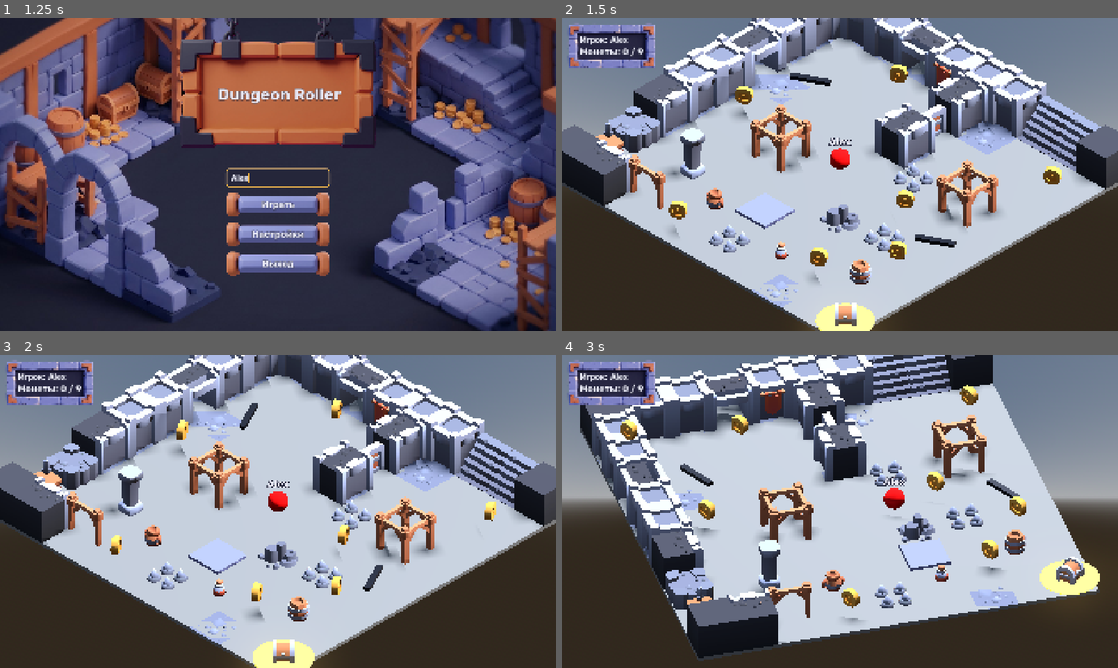
Above: before the commit, frames 1-4 (two rows, left to right).
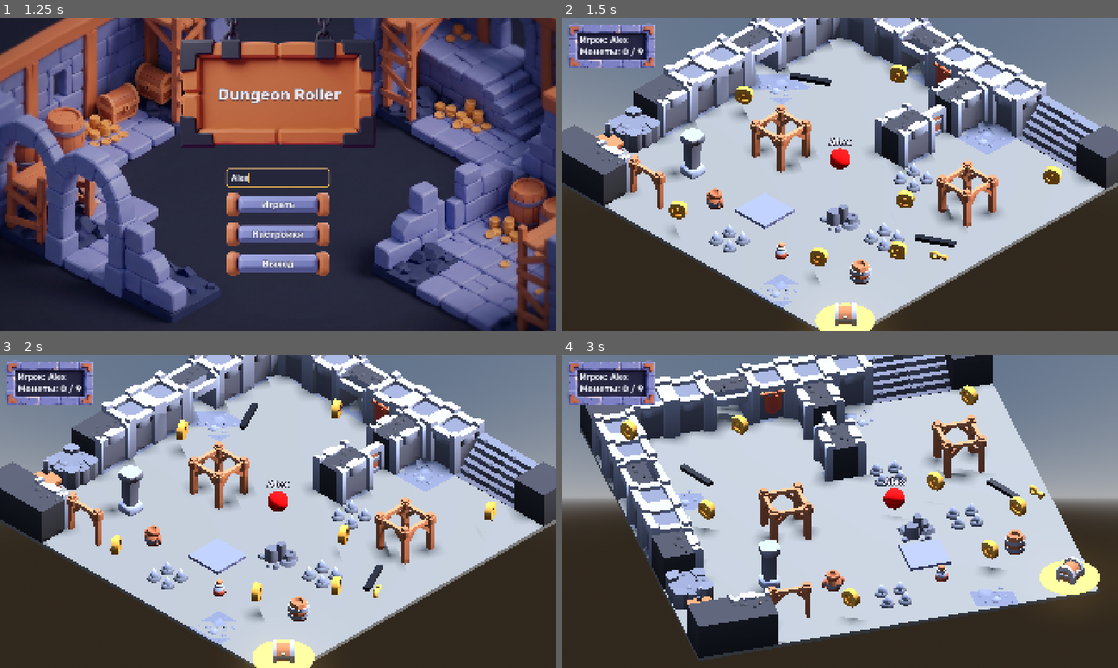
Above: after the commit, the same moments.

Repository: farikgg/godot_assignment
Game: Godot game, scene res://scenes/main_menu.tscn
Same seed, same stepped clock (60 frames per second), same inputs: the game is played once before the commit and once after it.
Inputs (mouse positions are in pixels of both pictures, inside the frame that each line leads up to):
- Up to frame 1 (1.25 s): click (278, 177) at 0.52 s; type "Alex" at 0.6 s
- Up to frame 2 (1.5 s): click "Играть" at 1.25 s
- Up to frame 3 (2 s): no input
- Up to frame 4 (3 s): hold D (move_right) 2.03-2.78 s; hold Left (camera_left) 2.03-2.78 s; tap Space (jump) at 2.27 s; hold S (move_back) from 2.78 s (still down); tap Right (camera_right) at 2.85 s

Frame 1 is identical in both runs. In frame 2, less than 0.1% of the frame differs, in the area x 66-70%, y 74-78%; in frame 3, less than 0.1%; in frame 4, less than 0.1%, in the area x 84-87%, y 41-47%.

Commit message:
Add a key pickup
key_pickup.tscn: Area3D in group "key" with key_pickup.gd (collected
signal, frees itself on player contact, like coin.gd), key.glb at x1.5
and a spin_bob clip on Model (2 s, Loop Linear, autoplay). One key at
(9.1, 0.9, 2.4) on the east side, next to the saw at (7.78, 1.33).

Co-Authored-By: Claude Opus 5.5 <noreply@anthropic.com>

Diff:
--- a/scenes/map.tscn
+++ b/scenes/map.tscn
@@ -28,6 +28,7 @@
 [ext_resource type="PackedScene" path="res://scenes/props/blade_trap.tscn" id="j_blade"]
 [ext_resource type="PackedScene" path="res://scenes/props/moving_platform.tscn" id="k_platform"]
 [ext_resource type="PackedScene" path="res://scenes/props/exit.tscn" id="g_exit"]
+[ext_resource type="PackedScene" path="res://scenes/props/key_pickup.tscn" id="l_key"]
 [ext_resource type="Script" uid="uid://crrm2h0pfyy37" path="res://scripts/camera_rig.gd" id="h_camera_rig"]
 [ext_resource type="Script" path="res://scripts/message_panel.gd" id="i_message_panel"]
 
@@ -227,6 +228,9 @@
 
 [node name="MovingPlatform" parent="." unique_id=1418829764 instance=ExtResource("k_platform")]
 transform = Transform3D(1, 0, 0, 0, 1, 0, 0, 0, 1, 1.5, 0.1, 4.9)
+
+[node name="KeyPickup" parent="." unique_id=1739046512 instance=ExtResource("l_key")]
+transform = Transform3D(1, 0, 0, 0, 1, 0, 0, 0, 1, 9.1, 0.9, 2.4)
 
 [node name="Exit" parent="." unique_id=1567730921 instance=ExtResource("g_exit")]
 transform = Transform3D(0.70710677, 0, 0.70710677, 0, 1, 0, -0.70710677, 0, 0.70710677, 8.94953, 0.1, 8.583394)
--- /dev/null
+++ b/scenes/props/key_pickup.tscn
@@ -0,0 +1,56 @@
+[gd_scene format=3]
+
+[ext_resource type="Script" path="res://scripts/key_pickup.gd" id="1_script"]
+[ext_resource type="PackedScene" uid="uid://46vti5t2abc6" path="res://assets/Map/key.glb" id="2_model"]
+
+[sub_resource type="SphereShape3D" id="SphereShape3D_key"]
+radius = 0.45
+
+[sub_resource type="Animation" id="Animation_spin_bob"]
+resource_name = "spin_bob"
+length = 2.0
+loop_mode = 1
+tracks/0/type = "value"
+tracks/0/imported = false
+tracks/0/enabled = true
+tracks/0/path = NodePath("Model:rotation_degrees:y")
+tracks/0/interp = 1
+tracks/0/loop_wrap = true
+tracks/0/keys = {
+"times": PackedFloat32Array(0, 2),
+"transitions": PackedFloat32Array(1, 1),
+"update": 0,
+"values": [0.0, 360.0]
+}
+tracks/1/type = "value"
+tracks/1/imported = false
+tracks/1/enabled = true
+tracks/1/path = NodePath("Model:position:y")
+tracks/1/interp = 2
+tracks/1/loop_wrap = true
+tracks/1/keys = {
+"times": PackedFloat32Array(0, 1, 2),
+"transitions": PackedFloat32Array(1, 1, 1),
+"update": 0,
+"values": [-0.267, -0.117, -0.267]
+}
+
+[sub_resource type="AnimationLibrary" id="AnimationLibrary_key"]
+_data = {
+&"spin_bob": SubResource("Animation_spin_bob")
+}
+
+[node name="KeyPickup" type="Area3D" groups=["key"]]
+script = ExtResource("1_script")
+
+[node name="CollisionShape3D" type="CollisionShape3D" parent="."]
+shape = SubResource("SphereShape3D_key")
+
+[node name="Model" parent="." instance=ExtResource("2_model")]
+transform = Transform3D(1.5, 0, 0, 0, 1.5, 0, 0, 0, 1.5, 0, -0.267, 0)
+
+[node name="AnimationPlayer" type="AnimationPlayer" parent="."]
+libraries/ = SubResource("AnimationLibrary_key")
+autoplay = &"spin_bob"
+
+[connection signal="body_entered" from="." to="." method="_on_body_entered"]
--- /dev/null
+++ b/scripts/key_pickup.gd
@@ -0,0 +1,9 @@
+extends Area3D
+
+# spin and bob live in the spin_bob clip, like on the coin
+signal collected
+
+func _on_body_entered(body: Node3D) -> void:
+	if body.is_in_group("player"):
+		collected.emit()
+		queue_free()
